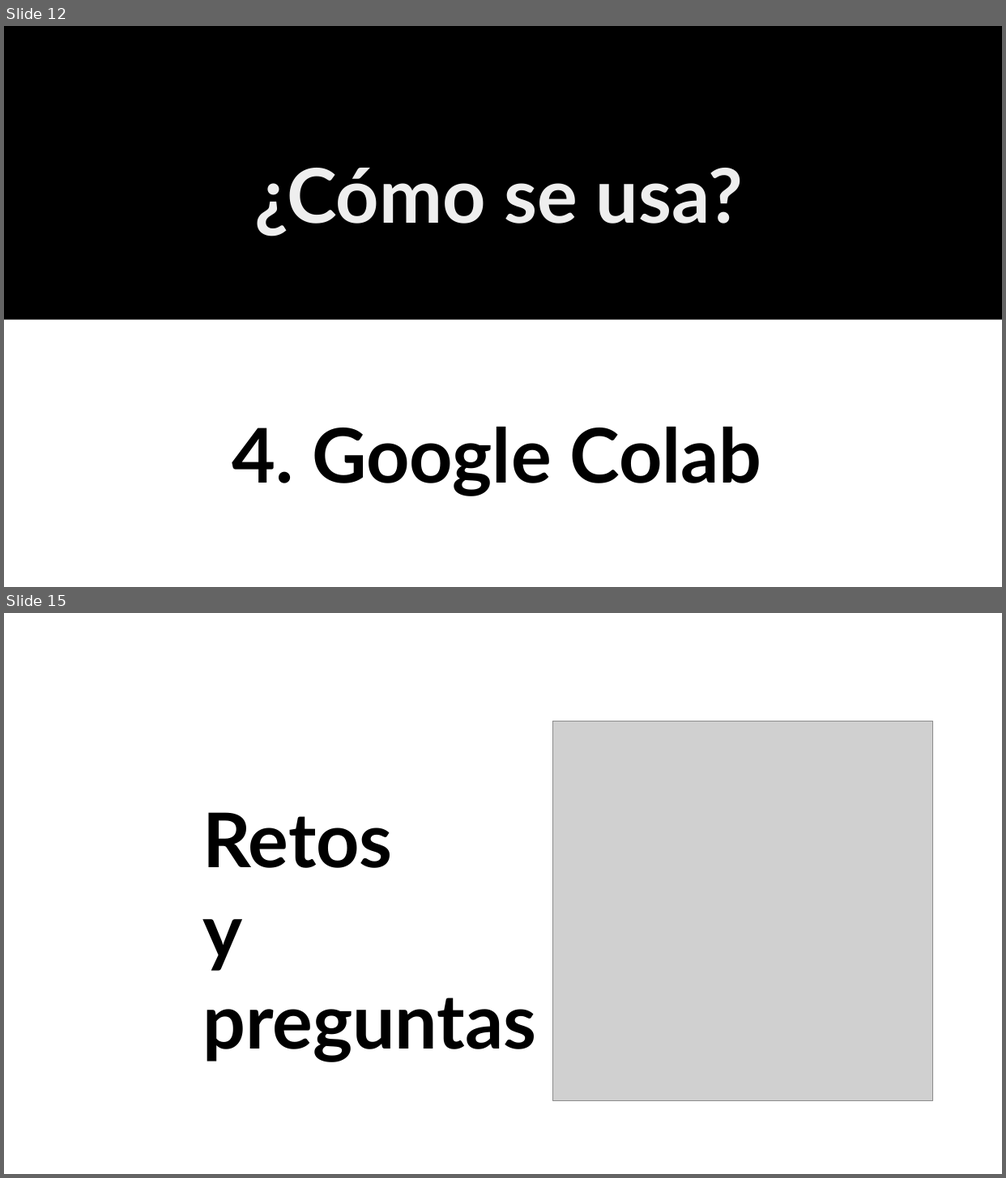
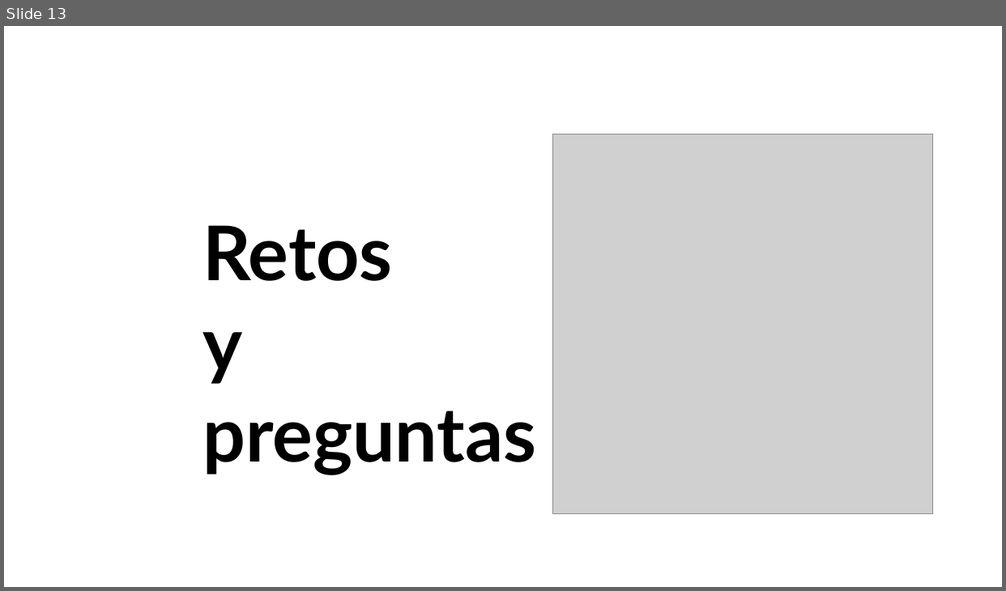
Before and after one commit to uibcdf/Taller-Python, a slide deck: semana_3/slides/slides.odp. Shown one above the other, each under a label of ours: slides 12 and 15 before the commit, slide 13 after it; the slides between them are not shown. The pictures are 1006x1178 and 1006x591 pixels, drawn with LibreOffice and Linux fonts; fonts in the diff are those of the drawing; grey boxes stand for pictures. Boxes give left, top, right and bottom in pixels: in the first picture for what was removed or moved away, otherwise in the second. Text is boxed around its words. In the diff, an @@ line names an element or a change of style, - is before the commit and + after.

```diff
--- a/semana_3/slides/slides.odp
+++ b/semana_3/slides/slides.odp
@@ slide 12 removed at box(4, 26, 1002, 587), background #FFFFFF @@
@@ rectangle removed at box(4, 26, 1002, 320) @@
@@ text removed at box(254, 168, 743, 237) @@
-¿Cómo se usa?
@@ text removed at box(232, 426, 761, 497) @@
-4. Google Colab
@@ what was slide 15 is now slide 13 @@
```
Also in this commit, not shown: 1 slide changed, 11 slides added, 12 other slides removed, 5 other files.
